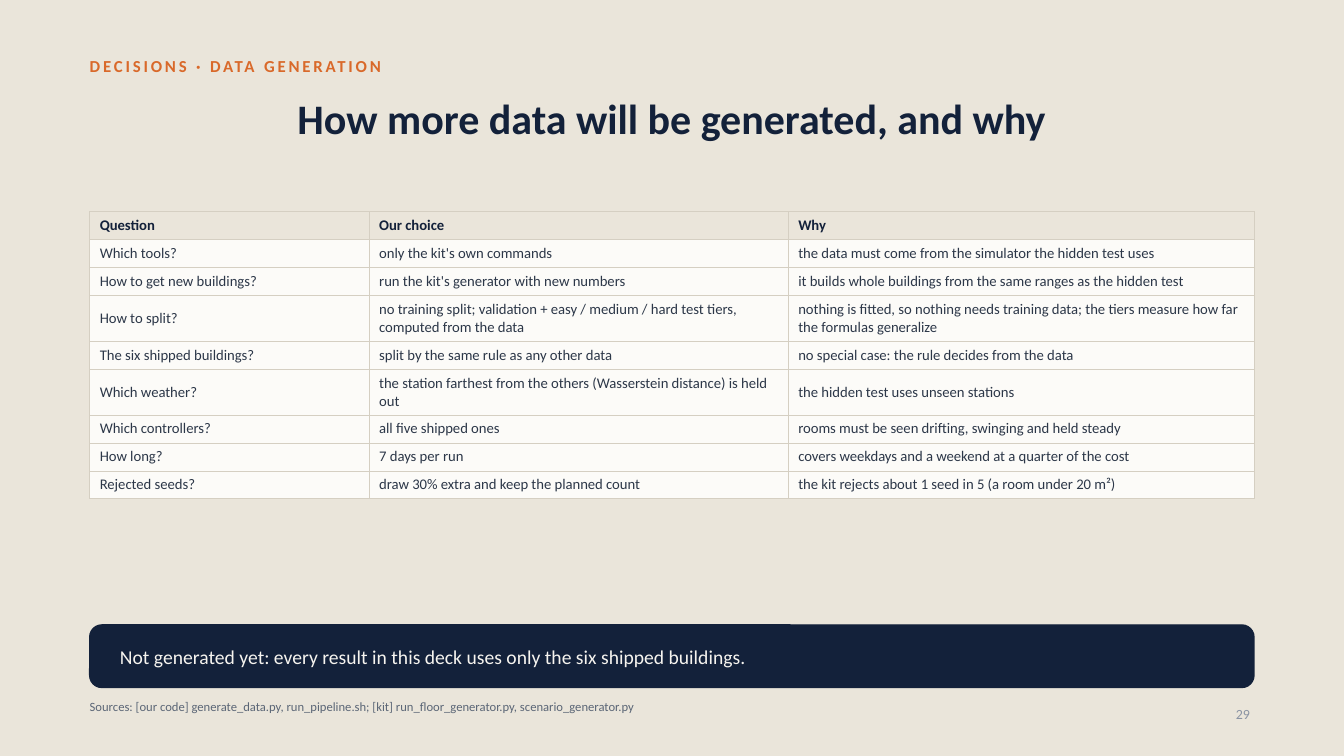
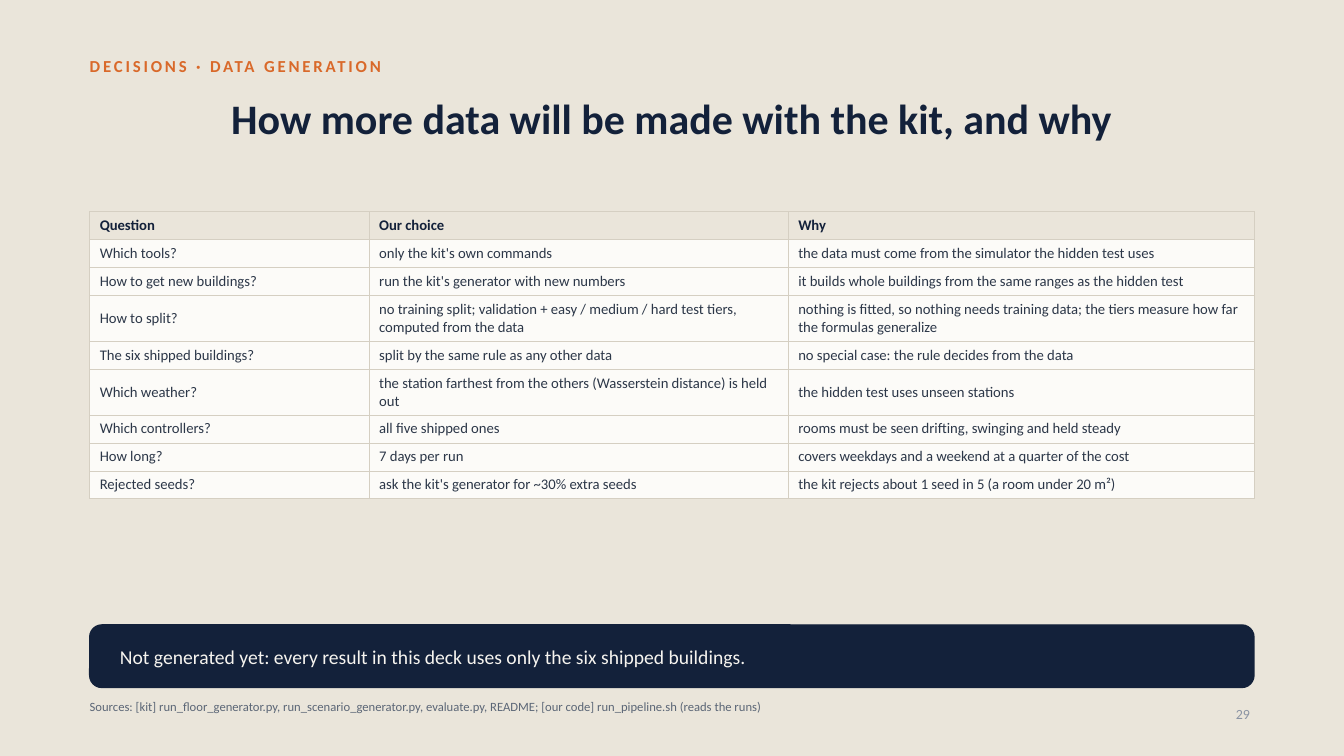
Before and after one commit to srivathsanb14/working-code, a slide deck: slide 29 of docs/One_Controller_for_Every_Building.pptx. Drawn at 1344x756 pixels with LibreOffice and Linux fonts; fonts in the diff are those of the drawing. Boxes give left, top, right and bottom in pixels: in the first picture for what was removed or moved away, otherwise in the second. Text is boxed around its words. In the diff, an @@ line names an element or a change of style, - is before the commit and + after.

```diff
--- a/docs/One_Controller_for_Every_Building.pptx
+++ b/docs/One_Controller_for_Every_Building.pptx
@@ title at [231, 104, 1112, 141]: text changed @@
-How more data will be generated, and why
+How more data will be made with the kit, and why
@@ table at [90, 212, 1254, 496] @@
-row 9, column 2: draw 30% extra and keep the planned count
+row 9, column 2: ask the kit's generator for ~30% extra seeds
@@ text at [90, 702, 760, 713]: text changed @@
-Sources: [our code] generate_data.py, run_pipeline.sh; [kit] run_floor_generator.py, scenario_generator.py
+Sources: [kit] run_floor_generator.py, run_scenario_generator.py, evaluate.py, README; [our code] run_pipeline.sh (reads the runs)
```
Also in this commit, not shown: 3 other slides changed, 14 other files.
